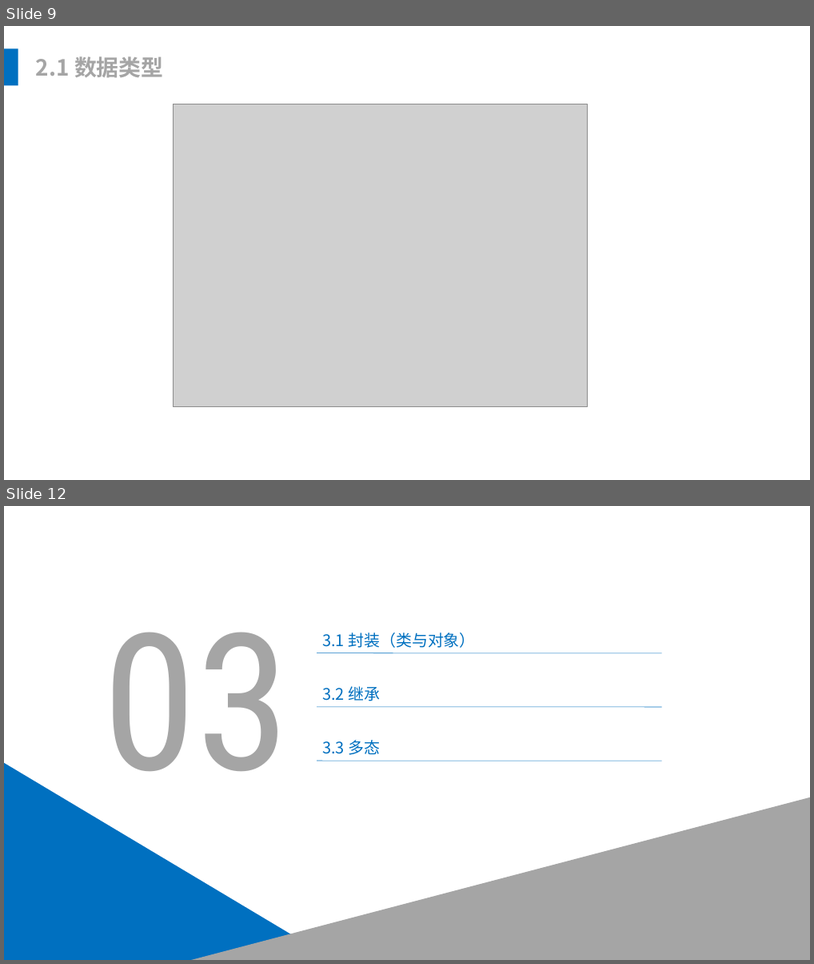
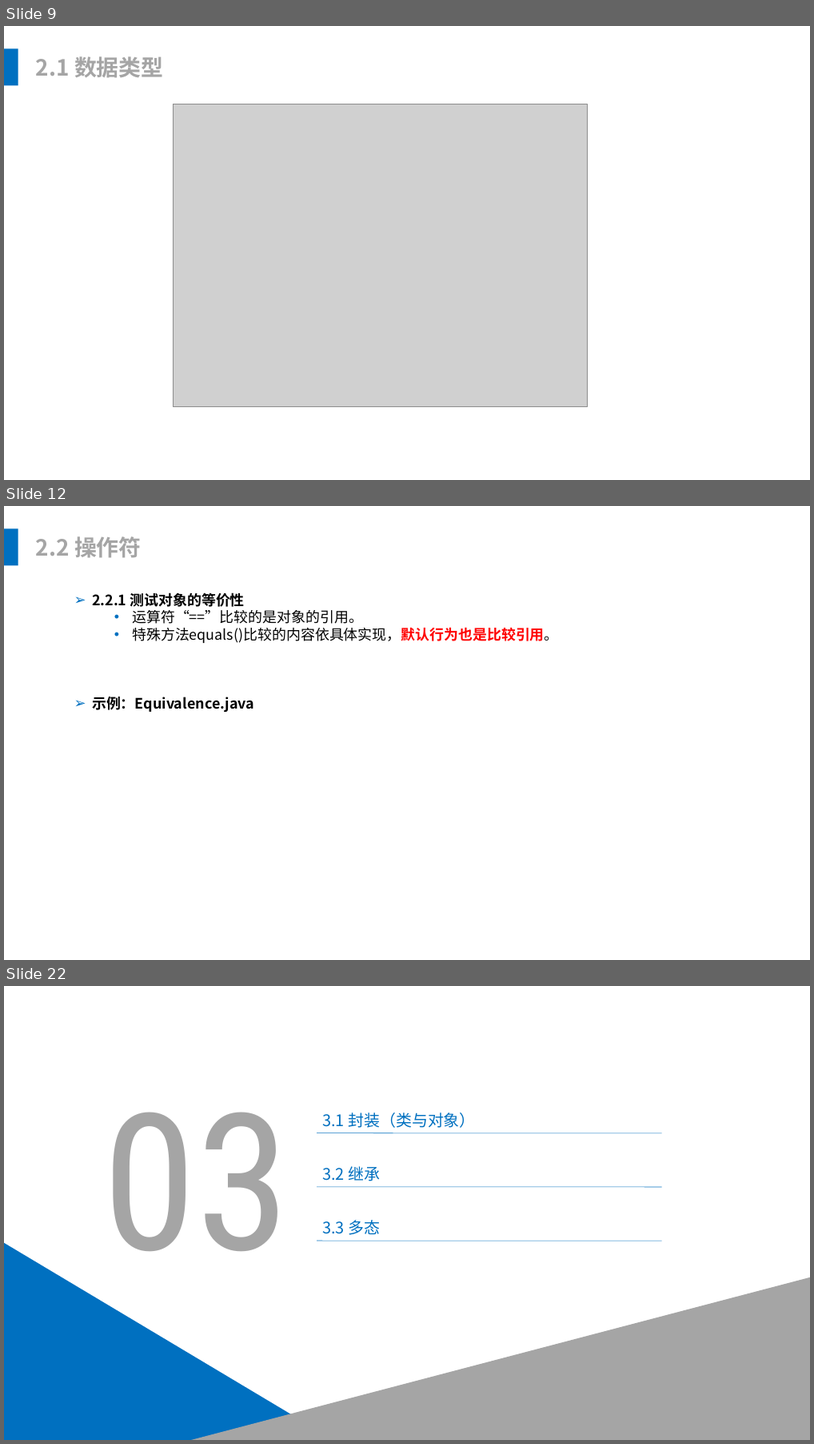
Before and after one commit to leonliu06/JavaTrainning, a slide deck: Java培训.pptx. Shown one above the other, each under a label of ours: slides 9 and 12 before the commit, slides 9, 12 and 22 after it; the slides between them are not shown. The pictures are 814x964 and 814x1444 pixels, drawn with LibreOffice and Linux fonts; fonts in the diff are those of the drawing; grey boxes stand for pictures. Boxes give left, top, right and bottom in pixels: in the first picture for what was removed or moved away, otherwise in the second. Text is boxed around its words. In the diff, an @@ line names an element or a change of style, - is before the commit and + after.

```diff
--- a/Java培训.pptx
+++ b/Java培训.pptx
@@ slide 12 added at bbox=[4, 506, 810, 960], background #FFFFFF @@
@@ rectangle added at bbox=[4, 529, 18, 566], fill #0070C0 @@
@@ text added at bbox=[36, 536, 142, 558], 28 pt, text #A5A5A5, bold @@
+2.2 操作符
@@ text added at bbox=[92, 592, 559, 712], 18 pt, text #000000, bold @@
+➢ 2.2.1 测试对象的等价性
+  • 运算符“==”比较的是对象的引用。
+  • 特殊方法equals()比较的内容依具体实现，默认行为也是比较引用。
+➢ 示例：Equivalence.java
@@ what was slide 12 is now slide 22 @@
```
Also in this commit, not shown: 2 slides changed, 9 other slides added, 1 other file.
